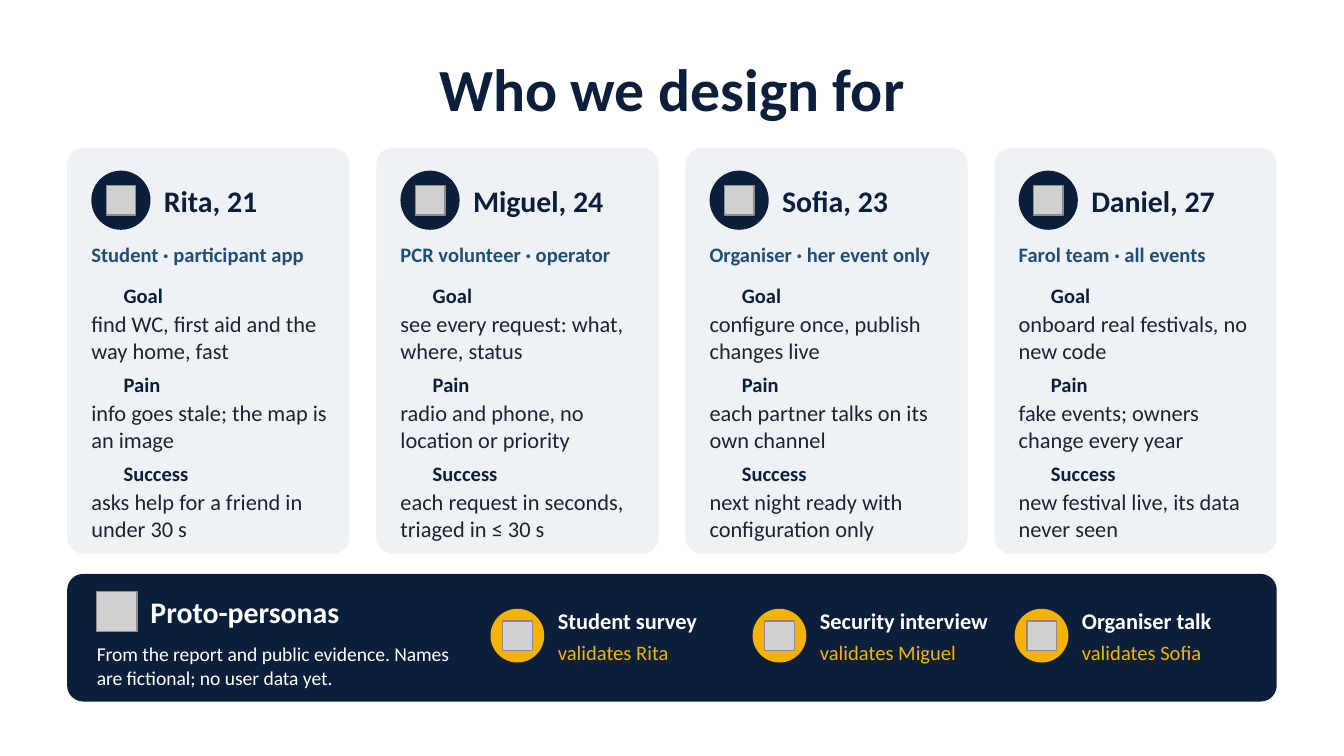
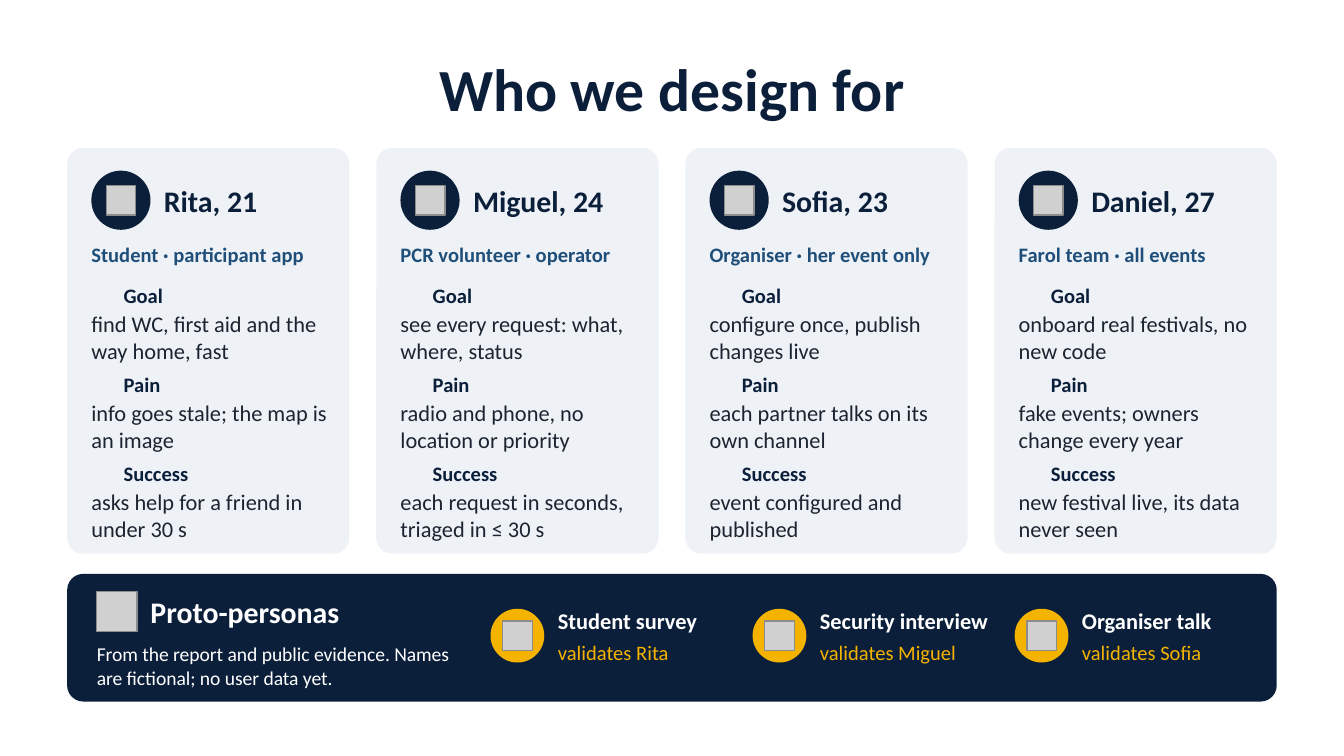
Before and after one commit to tomasoliveira21/LABDSOF, a slide deck: slide 3 of Docs/Presentation/Farol_First_Presentation.pptx. Drawn at 1344x756 pixels with LibreOffice and Linux fonts; fonts in the diff are those of the drawing; grey boxes stand for pictures; background and template pictures are left out. Boxes give left, top, right and bottom in pixels: in the first picture for what was removed or moved away, otherwise in the second. Text is boxed around its words. In the diff, an @@ line names an element or a change of style, - is before the commit and + after.

```diff
--- a/Docs/Presentation/Farol_First_Presentation.pptx
+++ b/Docs/Presentation/Farol_First_Presentation.pptx
@@ text at [710, 494, 902, 541]: text changed @@
-next night ready with configuration only
+event configured and published
```
Also in this commit, not shown: 2 other slides changed, 1 other file.
